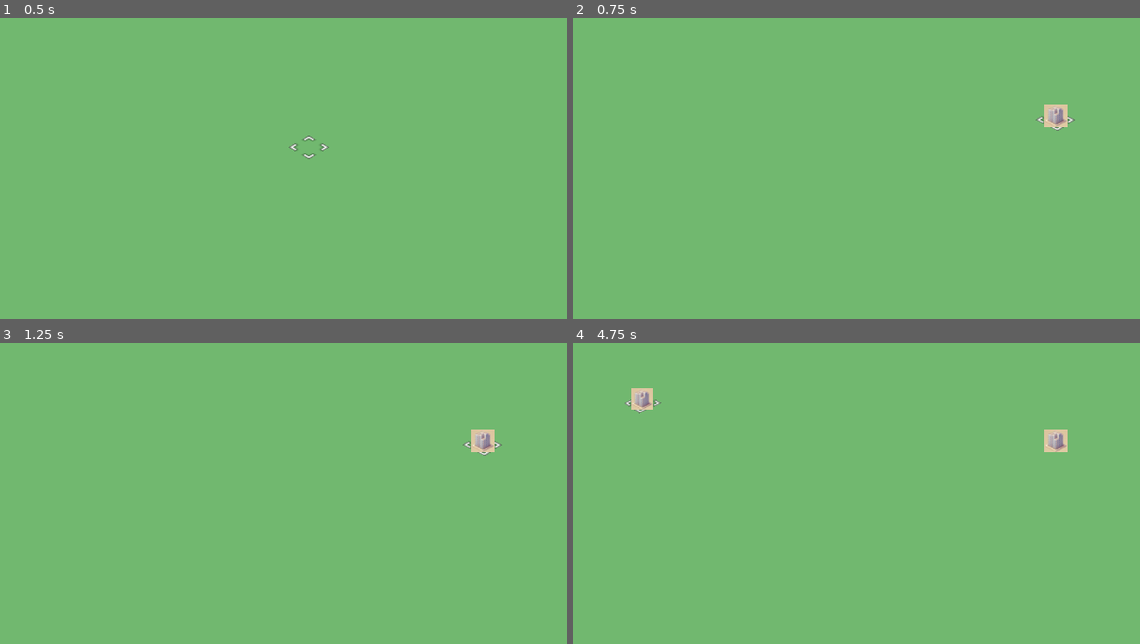
Above: before the commit, frames 1-4 (two rows, left to right).
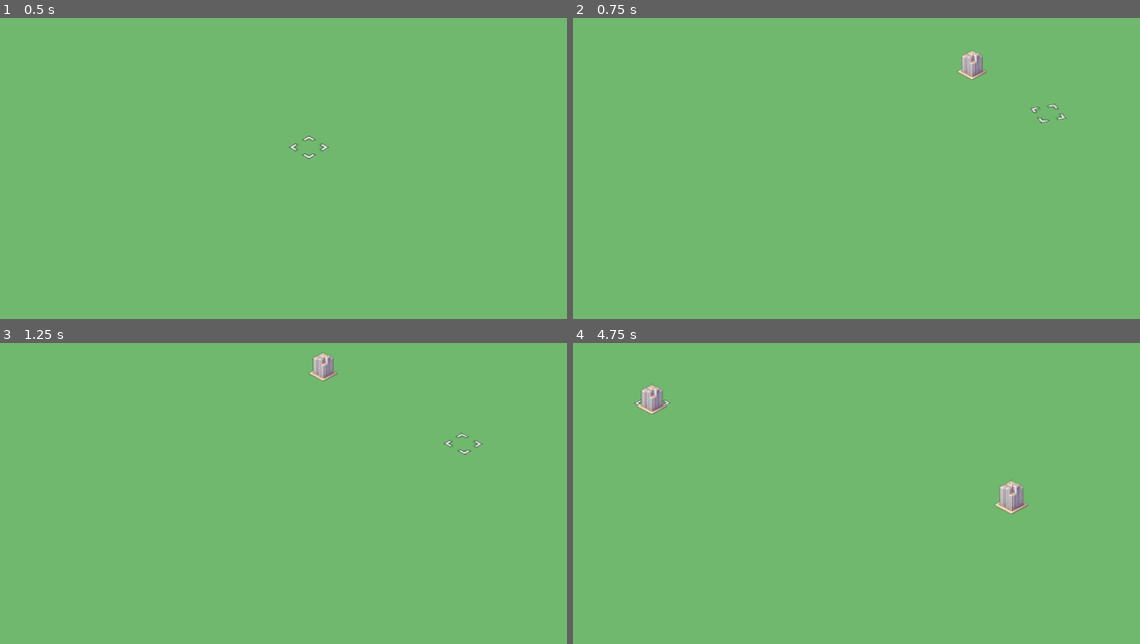
Above: after the commit, the same moments.

Repository: isym444/2024DYHTG
Game: Godot game, scene res://scene/main.tscn
Same seed, same stepped clock (60 frames per second), same inputs: the game is played once before the commit and once after it.
Inputs (mouse positions are in pixels of both pictures, inside the frame that each line leads up to):
- Up to frame 1 (0.5 s): no input
- Up to frame 2 (0.75 s): tap Enter at 0.5 s; move the mouse to (1049, 120) at 0.52 s; hold E (rotateRight, bound only after the commit) from 0.53 s (still down); click (1049, 120) at 0.6 s
- Up to frame 3 (1.25 s): keep holding E (rotateRight, bound only after the commit); tap S (camera_back, bound only after the commit) at 0.8 s
- Up to frame 4 (4.75 s): move the mouse to (731, 487) at 1.27 s; release E (rotateRight, bound only after the commit) at 1.28 s; hold Q (rotateLeft, bound only after the commit) 1.28-2.03 s; tap S (camera_back, bound only after the commit) at 1.35 s; tap Space (camera_center, bound only after the commit) at 1.55 s; move the mouse to (958, 373) at 2.02 s; hold Space (camera_center, bound only after the commit) 2.03-2.78 s; hold E (rotateRight, bound only after the commit) 2.03-3.53 s; tap W (camera_forward, bound only after the commit) at 2.3, 2.85 s; move the mouse to (845, 550) at 2.77 s; tap A (camera_left, bound only after the commit) at 3.05, 3.6 s; move the mouse to (1105, 529) at 3.52 s; hold Q (rotateLeft, bound only after the commit) from 3.53 s (still down); tap D (camera_right, bound only after the commit) at 3.8, 4.35 s; move the mouse to (658, 403) at 4.27 s; click (658, 403) at 4.55 s

Frame 1 is identical in both runs. In frame 2, 0.7% of the frame differs, in the area x 67-89%, y 10-38%; in frame 3, 0.8%; in frame 4, 1.2%, in the area x 9-88%, y 13-57%.

Commit message:
camera movment

Diff:
--- a/project.godot
+++ b/project.godot
@@ -22,3 +22,43 @@
 "events": [Object(InputEventMouseButton,"resource_local_to_scene":false,"resource_name":"","device":-1,"window_id":0,"a …(259 unchanged characters)…
 ]
 }
+camera_left={
+"deadzone": 0.5,
+"events": [Object(InputEventKey,"resource_local_to_scene":false,"resource_name":"","device":-1,"window_id":0,"alt_pressed":false,"shift_pressed":false,"ctrl_pressed":false,"meta_pressed":false,"pressed":false,"keycode":0,"physical_keycode":65,"key_label":0,"unicode":97,"location":0,"echo":false,"script":null)
+]
+}
+camera_back={
+"deadzone": 0.5,
+"events": [Object(InputEventKey,"resource_local_to_scene":false,"resource_name":"","device":-1,"window_id":0,"alt_pressed":false,"shift_pressed":false,"ctrl_pressed":false,"meta_pressed":false,"pressed":false,"keycode":0,"physical_keycode":83,"key_label":0,"unicode":115,"location":0,"echo":false,"script":null)
+]
+}
+camera_right={
+"deadzone": 0.5,
+"events": [Object(InputEventKey,"resource_local_to_scene":false,"resource_name":"","device":-1,"window_id":0,"alt_pressed":false,"shift_pressed":false,"ctrl_pressed":false,"meta_pressed":false,"pressed":false,"keycode":0,"physical_keycode":68,"key_label":0,"unicode":100,"location":0,"echo":false,"script":null)
+]
+}
+camera_forward={
+"deadzone": 0.5,
+"events": [Object(InputEventKey,"resource_local_to_scene":false,"resource_name":"","device":-1,"window_id":0,"alt_pressed":false,"shift_pressed":false,"ctrl_pressed":false,"meta_pressed":false,"pressed":false,"keycode":0,"physical_keycode":87,"key_label":0,"unicode":119,"location":0,"echo":false,"script":null)
+]
+}
+camera_center={
+"deadzone": 0.5,
+"events": [Object(InputEventKey,"resource_local_to_scene":false,"resource_name":"","device":-1,"window_id":0,"alt_pressed":false,"shift_pressed":false,"ctrl_pressed":false,"meta_pressed":false,"pressed":false,"keycode":0,"physical_keycode":32,"key_label":0,"unicode":32,"location":0,"echo":false,"script":null)
+]
+}
+camera_rotate={
+"deadzone": 0.5,
+"events": [Object(InputEventKey,"resource_local_to_scene":false,"resource_name":"","device":-1,"window_id":0,"alt_pressed":false,"shift_pressed":false,"ctrl_pressed":false,"meta_pressed":false,"pressed":false,"keycode":0,"physical_keycode":81,"key_label":0,"unicode":113,"location":0,"echo":false,"script":null)
+]
+}
+rotateLeft={
+"deadzone": 0.5,
+"events": [Object(InputEventKey,"resource_local_to_scene":false,"resource_name":"","device":-1,"window_id":0,"alt_pressed":false,"shift_pressed":false,"ctrl_pressed":false,"meta_pressed":false,"pressed":false,"keycode":0,"physical_keycode":81,"key_label":0,"unicode":113,"location":0,"echo":false,"script":null)
+]
+}
+rotateRight={
+"deadzone": 0.5,
+"events": [Object(InputEventKey,"resource_local_to_scene":false,"resource_name":"","device":-1,"window_id":0,"alt_pressed":false,"shift_pressed":false,"ctrl_pressed":false,"meta_pressed":false,"pressed":false,"keycode":0,"physical_keycode":69,"key_label":0,"unicode":101,"location":0,"echo":false,"script":null)
+]
+}
--- a/scene/building/residential.tscn
+++ b/scene/building/residential.tscn
@@ -5,6 +5,6 @@
 [node name="Residential" type="Node3D"]
 
 [node name="Sprite3D" type="Sprite3D" parent="."]
-transform = Transform3D(0.1, 0, 0, 0, 0.1, 0, 0, 0, 0.1, 0, 0.23, 0)
+transform = Transform3D(0.3, 0, 0, 0, 0.3, 0, 0, 0, 0.3, 0, 0.23, 0)
 billboard = 1
 texture = ExtResource("1_iuuyr")
--- a/scene/main.tscn
+++ b/scene/main.tscn
@@ -1,7 +1,8 @@
-[gd_scene load_steps=4 format=3 uid="uid://dn6djpofrcwko"]
+[gd_scene load_steps=5 format=3 uid="uid://dn6djpofrcwko"]
 
 [ext_resource type="Script" path="res://script/main.gd" id="1_sv0h2"]
 [ext_resource type="Texture2D" uid="uid://7rqounoht2cq" path="res://assest/sprite/selector.png" id="2_sdq3r"]
+[ext_resource type="Script" path="res://script/viewControl.gd" id="3_7of7j"]
 
 [sub_resource type="Environment" id="Environment_cvtbx"]
 background_mode = 1
@@ -19,6 +20,7 @@
 texture = ExtResource("2_sdq3r")
 
 [node name="view" type="Node3D" parent="."]
+script = ExtResource("3_7of7j")
 
 [node name="Camera3D" type="Camera3D" parent="view"]
 transform = Transform3D(0.707107, -0.40558, 0.579228, 0, 0.819152, 0.573576, -0.707107, -0.40558, 0.579228, 30, 30, 30)
--- /dev/null
+++ b/script/viewControl.gd
@@ -0,0 +1,48 @@
+extends Node3D
+
+var camera_position:Vector3
+var camera_rotation:Vector3
+
+@export var rotationInc:int = 90
+
+@onready var camera = $Camera
+
+func _ready():
+
+	camera_rotation = rotation_degrees # Initial rotation
+
+	pass
+
+func _process(delta):
+
+	# Set position and rotation to targets
+
+	position = position.lerp(camera_position, delta * 8)
+	rotation_degrees = rotation_degrees.lerp(camera_rotation, delta * 6)
+
+	handle_input(delta)
+
+# Handle input
+
+func handle_input(_delta):
+
+	#movement of camera
+	var input := Vector3.ZERO
+
+	input.z = Input.get_axis("camera_left", "camera_right")
+	input.x = Input.get_axis("camera_back", "camera_forward")
+
+	input = input.rotated(Vector3.UP, rotation.y+40).normalized()
+
+	camera_position += input / 4
+
+	#rotation of camera
+	if Input.is_action_just_pressed("rotateLeft"):
+		camera_rotation -= Vector3(0, -rotationInc, 0)
+
+	if Input.is_action_just_pressed("rotateRight"):
+		camera_rotation += Vector3(0, -rotationInc, 0)
+
+	# Back to center
+	if Input.is_action_pressed("camera_center"):
+		camera_position = Vector3()
Binary file changed: assest/sprite/residential.png
